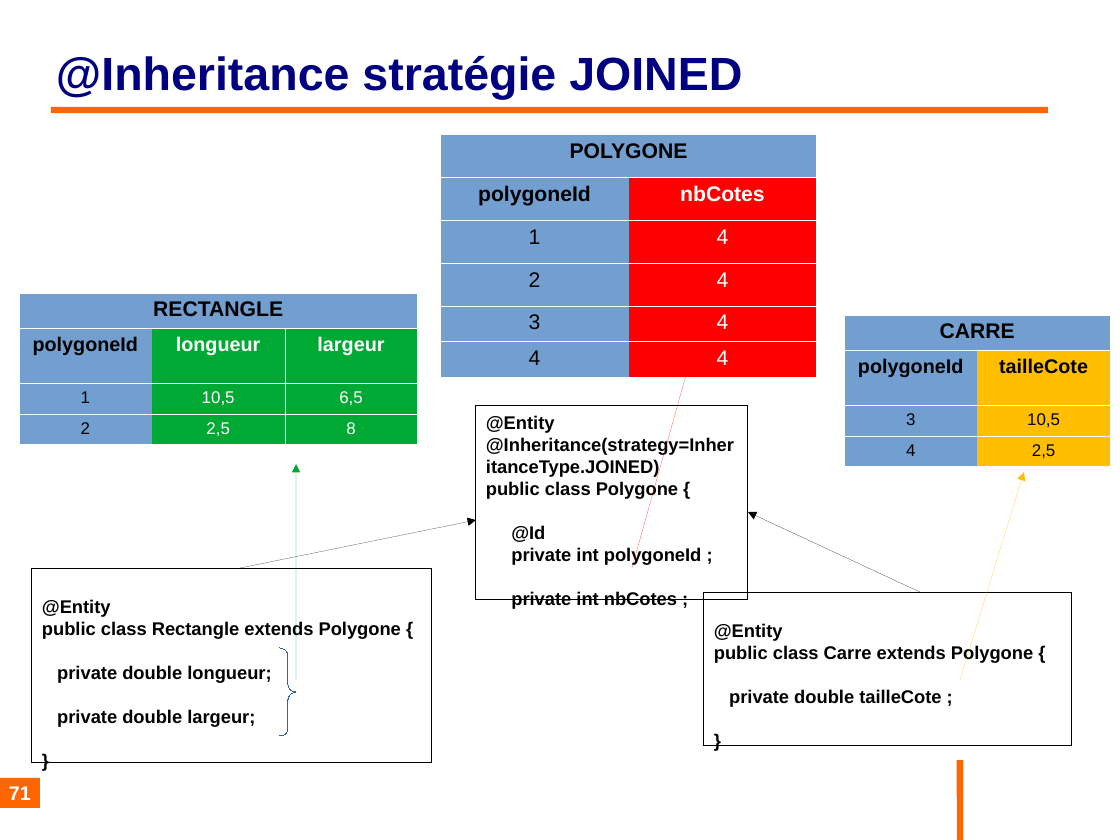
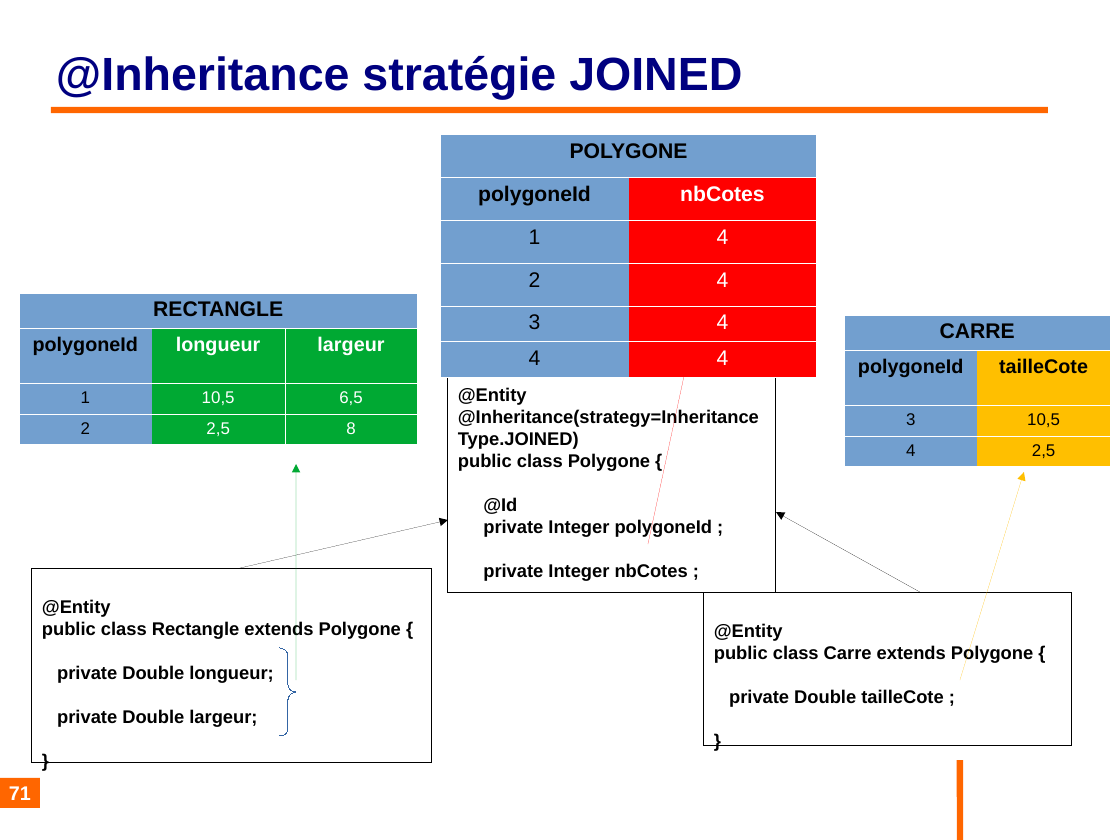
Before and after one commit to philphils/formation-hibernate-basique, a slide deck: slide 71 of Documentation/diapo_formation_hibernate.odp. Drawn at 1120x840 pixels with LibreOffice and Linux fonts; fonts in the diff are those of the drawing; background and template pictures are left out. Boxes give left, top, right and bottom in pixels: in the first picture for what was removed or moved away, otherwise in the second. Text is boxed around its words. In the diff, an @@ line names an element or a change of style, - is before the commit and + after.

Commit message:
Modif int en Integer 2

```diff
--- a/Documentation/diapo_formation_hibernate.odp
+++ b/Documentation/diapo_formation_hibernate.odp
@@ arrow moved from (632, 568) - (688, 368) to (648, 544) - (688, 358) @@
@@ rectangle "@Entity": place and size @@
-rectangle "@Entity" at box(477, 406, 749, 600)
+rectangle "@Entity" at box(448, 378, 776, 593)
@@ arrow moved from (240, 568) - (477, 520) to (240, 568) - (448, 520) @@
@@ text in rectangle at box(483, 519, 713, 581): text changed @@
-private int polygoneId ;
-private int nbCotes ;
+private Integer polygoneId ;
+private Integer nbCotes ;
@@ arrow moved from (921, 593) - (748, 512) to (921, 593) - (776, 512) @@
@@ text in rectangle at box(57, 665, 273, 727): text changed @@
-private double longueur;
-private double largeur;
+private Double longueur;
+private Double largeur;
@@ text in rectangle at box(729, 689, 943, 707): text changed @@
-private double tailleCote ;
+private Double tailleCote ;
```
Also in this commit, not shown: 15 other slides changed.
